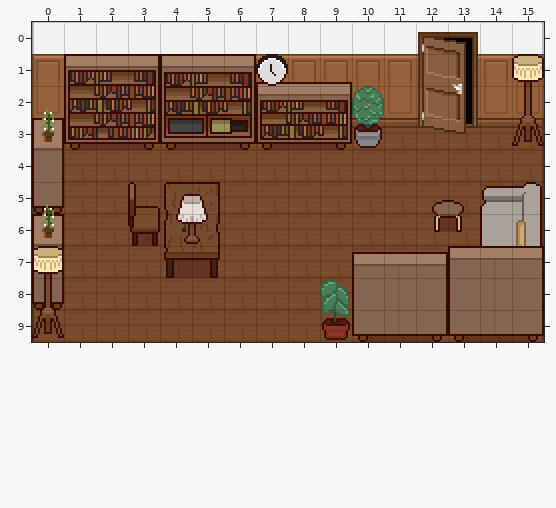
Level history. Tiled map: public/assets/tiled/maps/oficina/Oficina.tmx. This is how it looked before the edit.
Cells are 16x16 px. Shown: x 0..15, y 0..9.
After:
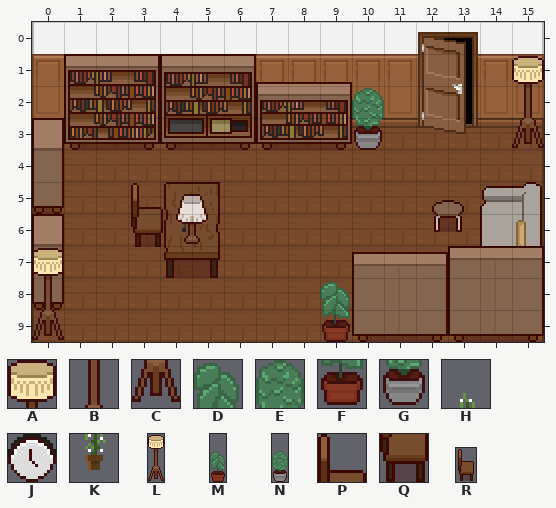
Key: from "Decoraciones": A 13, B 25, C 37, D 61, E 65, F 73, G 77, H 89, J 97, K 101; from "DecoracionesObjetos": L 0, M 5, N 9; from "Living": P 385, Q 424; from "sillaVieja": R 0.
_ is an empty cell.
Objects are placed by their top-left corner, in cells (3,4 is the top-left corner of cell 3,4); size is 1x1 cell unless given.
The exact change:
Layer "Muebles":
The edit erases tile P in row 5 at x 3.
The edit erases tile Q in row 6 at x 3.
Layer "Muebles #2":
A new object: L at 15,1 size 1x3.
A new object: N at 10,1 size 1x3.
A new object: R at 3,5 size 1.2x2.1.
A new object: L at 0,7 size 1x3.
A new object: M at 9,7 size 1x3.
Layer "Decoraciones":
The edit erases tile A in row 1 at x 15; in row 7 at x 0.
The edit erases tile B in row 2 at x 15; in row 8 at x 0.
The edit erases tile C in row 3 at x 15; in row 9 at x 0.
The edit erases tile D in row 8 at x 9.
The edit erases tile E in row 2 at x 10.
The edit erases tile F in row 9 at x 9.
The edit erases tile G in row 3 at x 10.
The edit erases tile H in row 2 at x 0; in row 5 at x 0.
The edit erases tile J in row 1 at x 7.
The edit erases tile K in row 3 at x 0; in row 6 at x 0.
